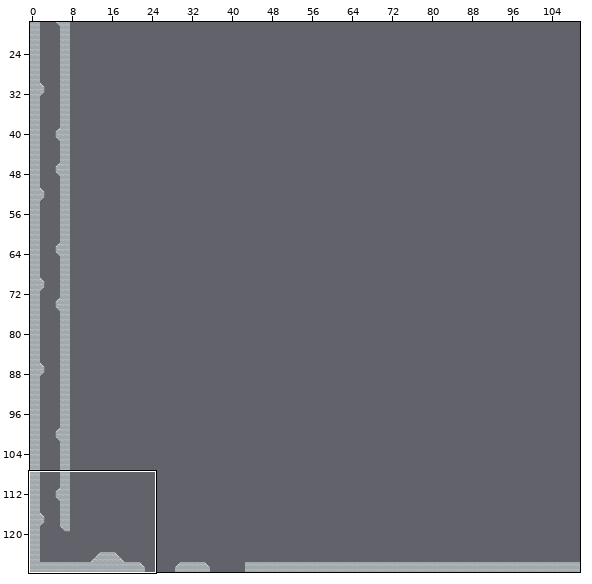
A Tiled map gets an edit: sky/skyTilemap.tmx. The first picture is a wide view before the edit; the outline marks the close-up.
Close-up. First the earlier version:
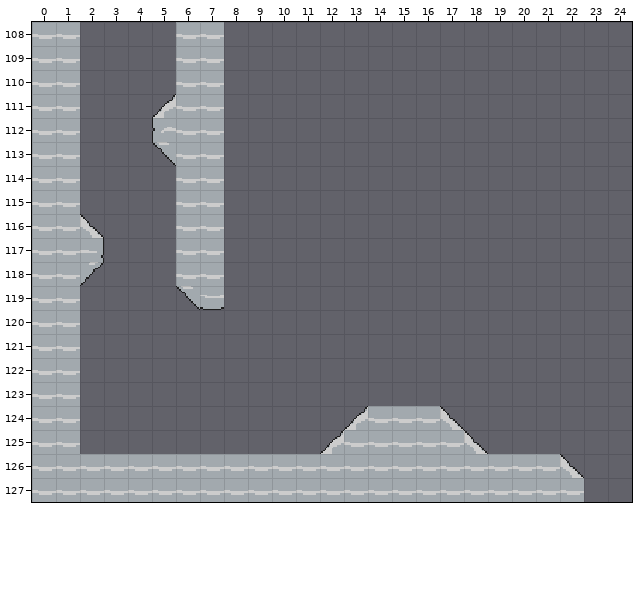
Cells are 16x16 px. Shown: x 0..24, y 108..127. The commit also changed other parts of the map, which this record leaves out.
After the commit:
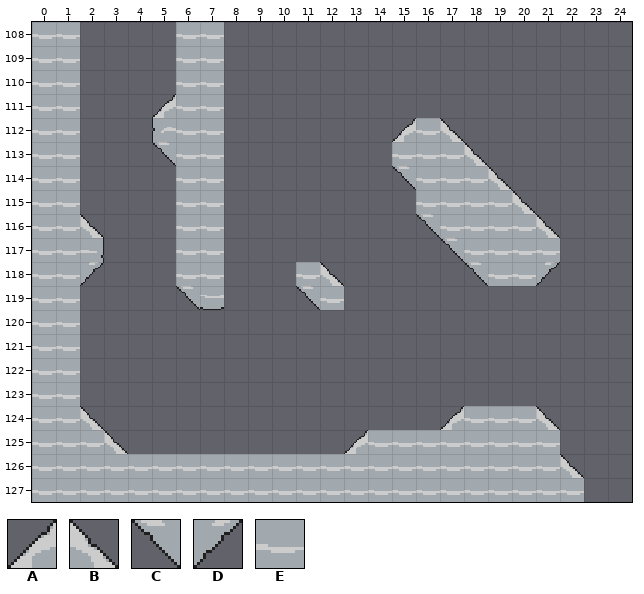
Key: from "skyTileset": A 0, B 1, C 7, D 8, E 12.
_ is an empty cell.
Changes in this commit:
Layer "Tile Layer 1":
Tile B becomes tile A in row 124 at x 17.
Tile E becomes tile A in row 125 at x 13.
The author put tile A in row 112 at x 15.
The author put tile B in row 112 at x 17; in row 113 at x 18; in row 114 at x 19; in row 115 at x 20; in row 116 at x 21; in row 118 at x 12.
The author put tile B in row 124 at x 2 and 21; in row 125 at x 3.
The author put tile C in row 114 at x 15; in row 116 at x 16; in row 117 at x 17; in row 118 at x 18; in row 119 at x 11.
The author put tile D in row 118 at x 21.
Tile B becomes tile E in row 125 at x 18.
The author put tile E in row 112 at x 16; in row 113 at x 15 to 17; in row 114 at x 16 to 18; in row 115 at x 16 to 19; in row 116 at x 17 to 20; in row 117 at x 18 to 21.
The author put tile E in row 118 at x 11 and 19 to 20; in row 119 at x 12; in row 124 at x 18 to 20; in row 125 at x 2 and 19 to 21.
The author cleared tile A in row 124 at x 13; in row 125 at x 12.
The author cleared tile E in row 124 at x 14 to 16.
Where, in picture pixels (left, top, right, bottom), the same in both close-ups:
added: (392, 118, 560, 286)
added: (296, 262, 344, 310)
added: (80, 406, 128, 454)
changed: (320, 406, 560, 454)
